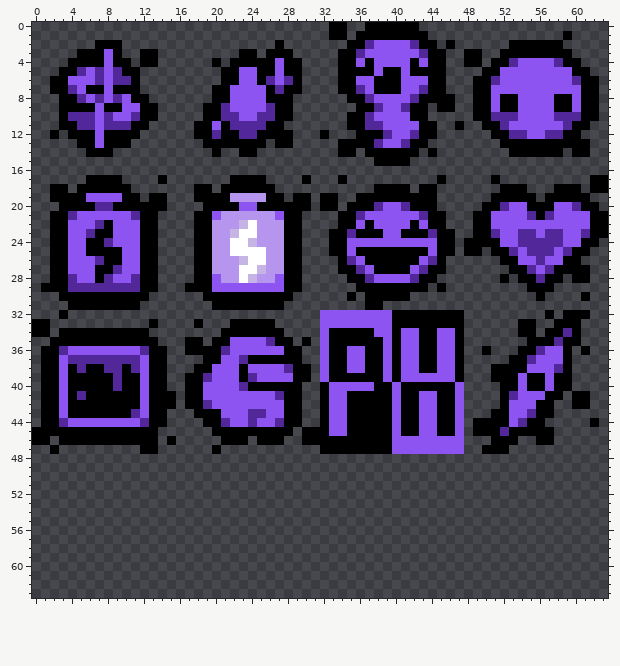
File history of a pixel-art sprite, resources/gfx/ui/curses.png. Above, as it was before the edit.
The file is 64x64 pixels.
After:
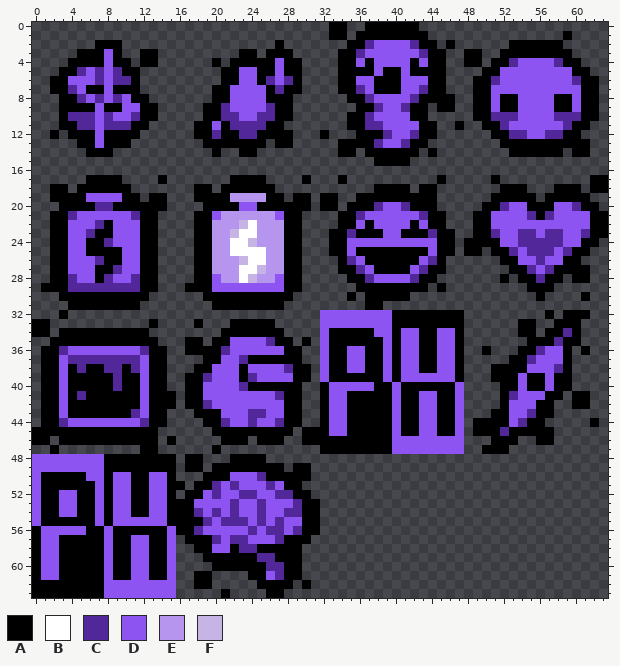
Palette (. is transparent): A #000000  B #ffffff  C #512799  D #8e54f2  E #b595ed  F #c5b4e4
Change:
y 48: x 0..15 ................ -> DDDDDDDDAAAAAAAA; x 17..18 .. -> AA; x 22..25 .... -> AAAA
y 49: x 0..15 ................ -> DDDDDDDDAAAAAAAA; x 17..18 .. -> AA; x 20..27 ........ -> AAAAAAAA; x 29..30 .. -> AA
y 50: x 0..15 ................ -> DAAAAADDADDAADDA; x 19..30 ............ -> AAADDDCAAAAA
y 51: x 0..16 ................. -> DAAAAAADADDAADDAA; x 18..29 ............ -> AACDCDDDCDAA
y 52: x 0..15 ................ -> DAADDAADADDAADDA; x 17..30 .............. -> AADCDDCCDDCCAA
y 53: x 0..31 ................................ -> DAADDAADADDAADDAAADDDDCDDCDDDCAA
y 54: x 0..31 ................................ -> DAADDAADADDAADDAAACDCDCDDCDDCCAA
y 55: x 0..31 ................................ -> DAAAAAADADDDDDDAAAACDCCCDCDCDDAA
y 56: x 0..31 ................................ -> ADDDDDAADAAAAAADAACDDDDDCDCCDCAA
y 57: x 0..15 ................ -> ADDAAAAADAADDAAD; x 17..30 .............. -> AAACDCCDDDCAAA
y 58: x 0..15 ................ -> ADDAAAAADAADDAAD; x 18..29 ............ -> AADDACCAAAAA
y 59: x 0..15 ................ -> ADDAAAAADAADDAAD; x 19..29 ........... -> AAAAAACCAAA
y 60: x 0..15 ................ -> ADDAAAAADAADDAAD; x 20..29 .......... -> AAAAAACCAA
y 61: x 0..15 ................ -> ADDAAAAADAADDAAD; x 18..19 .. -> AA; x 24..29 ...... -> AADCAA
y 62: x 0..15 ................ -> AAAAAAAADDDDDDDD; x 18..19 .. -> AA; x 25..28 .... -> AAAA; x 30 . -> A
y 63: x 0..15 ................ -> AAAAAAAADDDDDDDD; x 21 . -> A; x 26..27 .. -> AA
